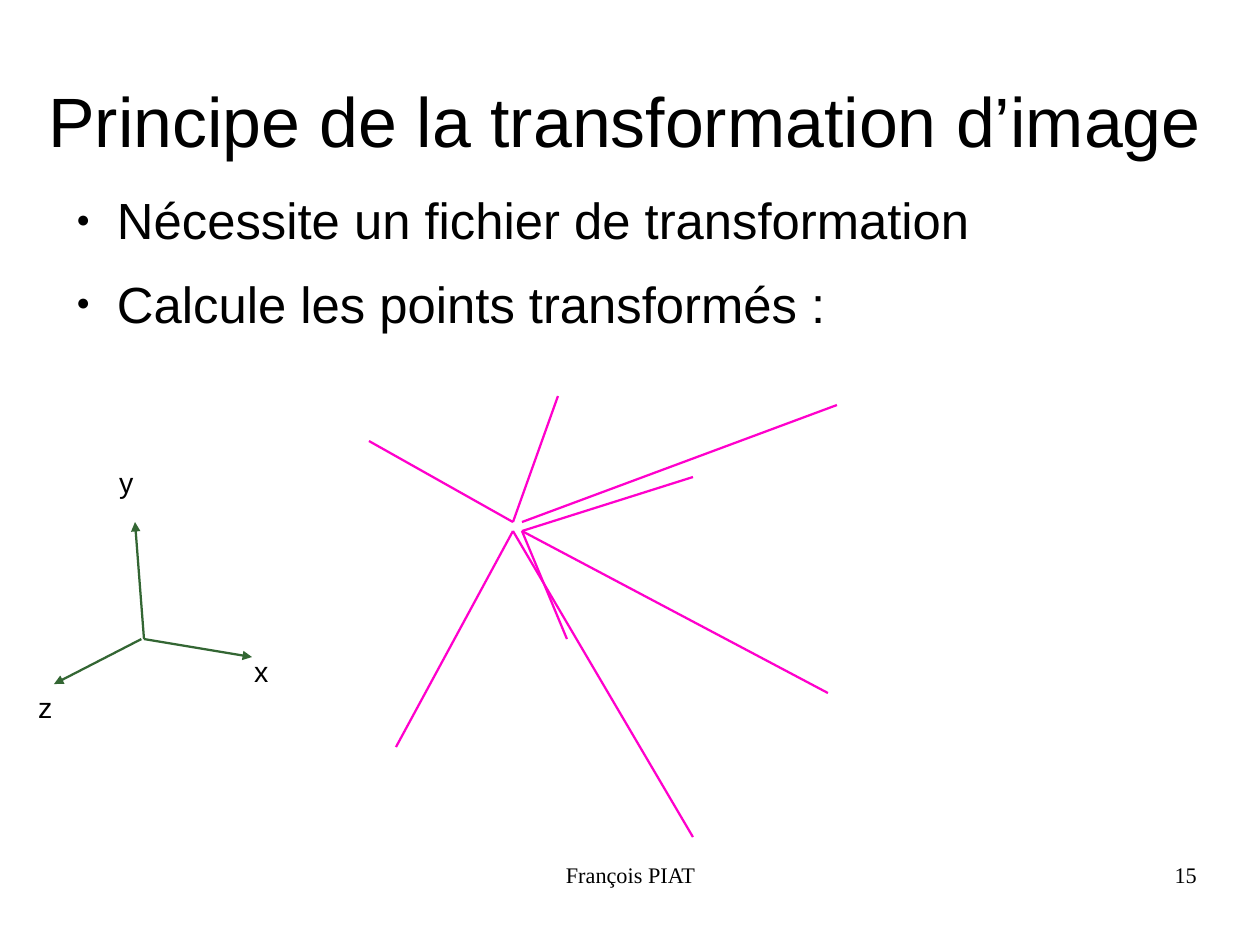
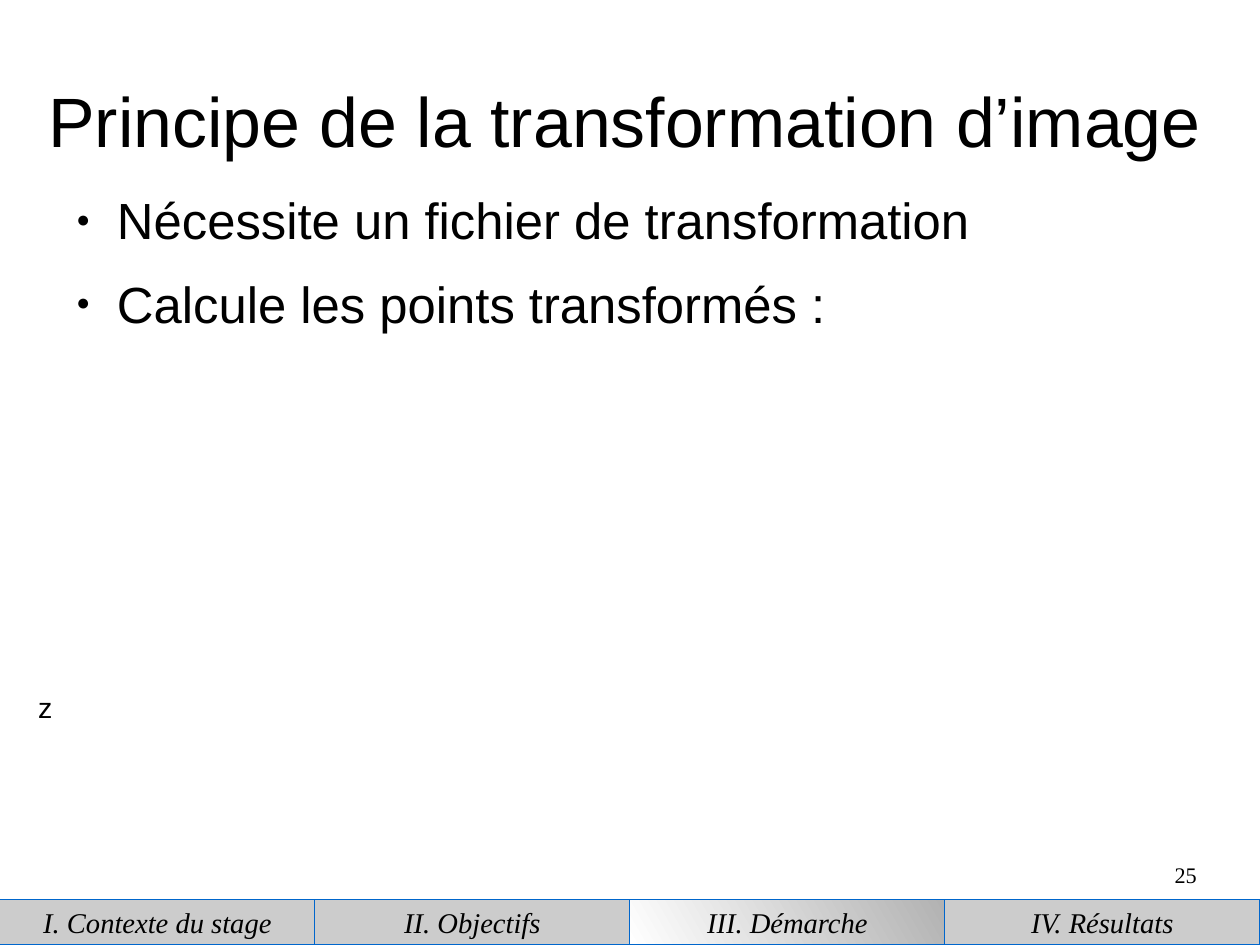
Before and after one commit to piatf/Report-2016-interniship-BioMedIA, a slide deck: slide 25 of presentation.odp (slide 15 before the commit). Drawn at 1260x945 pixels with LibreOffice and Linux fonts; fonts in the diff are those of the drawing. Boxes give left, top, right and bottom in pixels: in the first picture for what was removed or moved away, otherwise in the second. Text is boxed around its words. In the diff, an @@ line names an element or a change of style, - is before the commit and + after.

```diff
--- a/presentation.odp
+++ b/presentation.odp
@@ line removed from (558, 396) to (513, 523) @@
@@ line removed from (523, 523) to (837, 405) @@
@@ line removed from (369, 441) to (513, 523) @@
@@ text removed at [119, 478, 133, 499] @@
-y
@@ line removed from (523, 532) to (693, 477) @@
@@ arrow removed from (144, 639) to (135, 523) @@
@@ line removed from (513, 532) to (396, 748) @@
@@ line removed from (513, 532) to (693, 837) @@
@@ line removed from (523, 532) to (828, 693) @@
@@ line removed from (523, 532) to (567, 639) @@
@@ arrow removed from (142, 639) to (54, 684) @@
@@ arrow removed from (144, 639) to (252, 657) @@
@@ text "z" at [38, 703, 52, 718]: alignment left to justified @@
@@ text removed at [254, 667, 268, 682] @@
-x
@@ text removed at [566, 868, 695, 888] @@
-François PIAT
@@ page number at [1175, 868, 1197, 884]: text changed @@
-15
+25
@@ group added at [0, 900, 1260, 944]: 4 rectangles @@
+I. Contexte du stage
+II. Objectifs
+III. Démarche
+IV. Résultats
```
Also in this commit, not shown: 9 other slides changed, 21 slides added, 8 slides removed.
